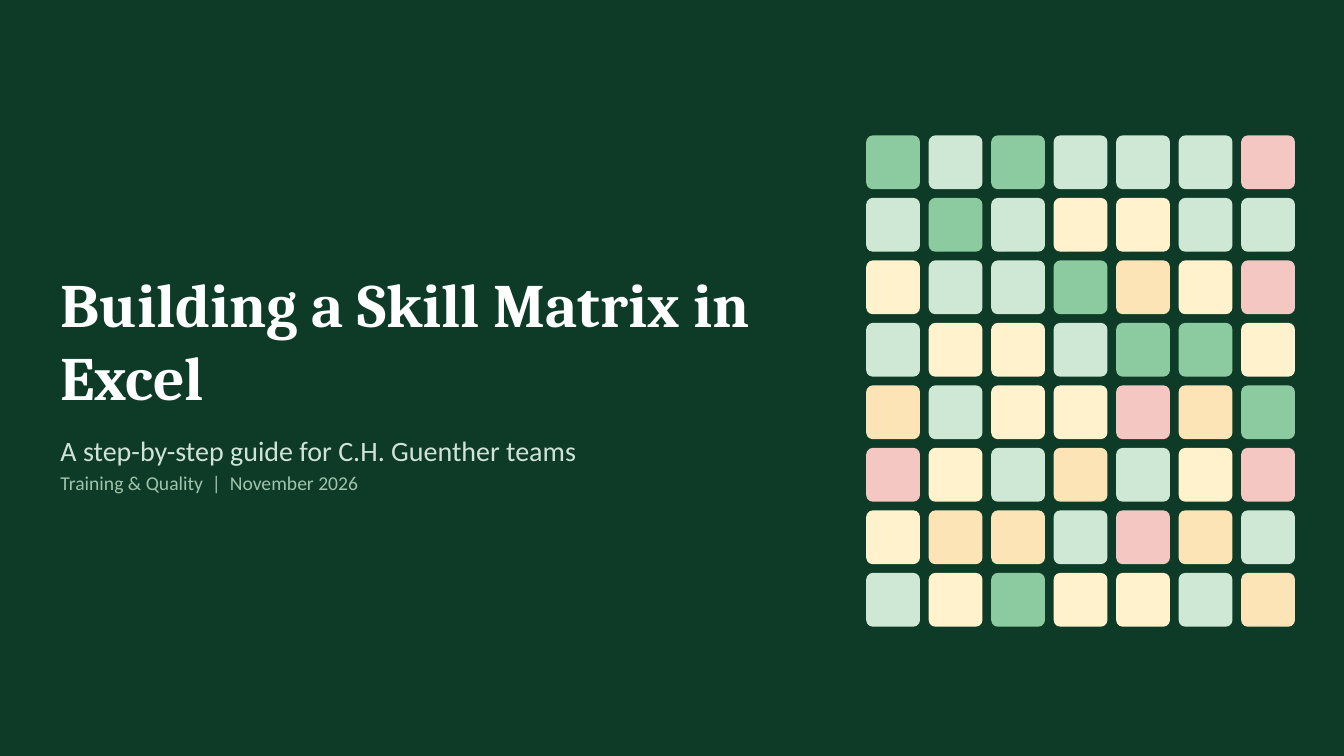
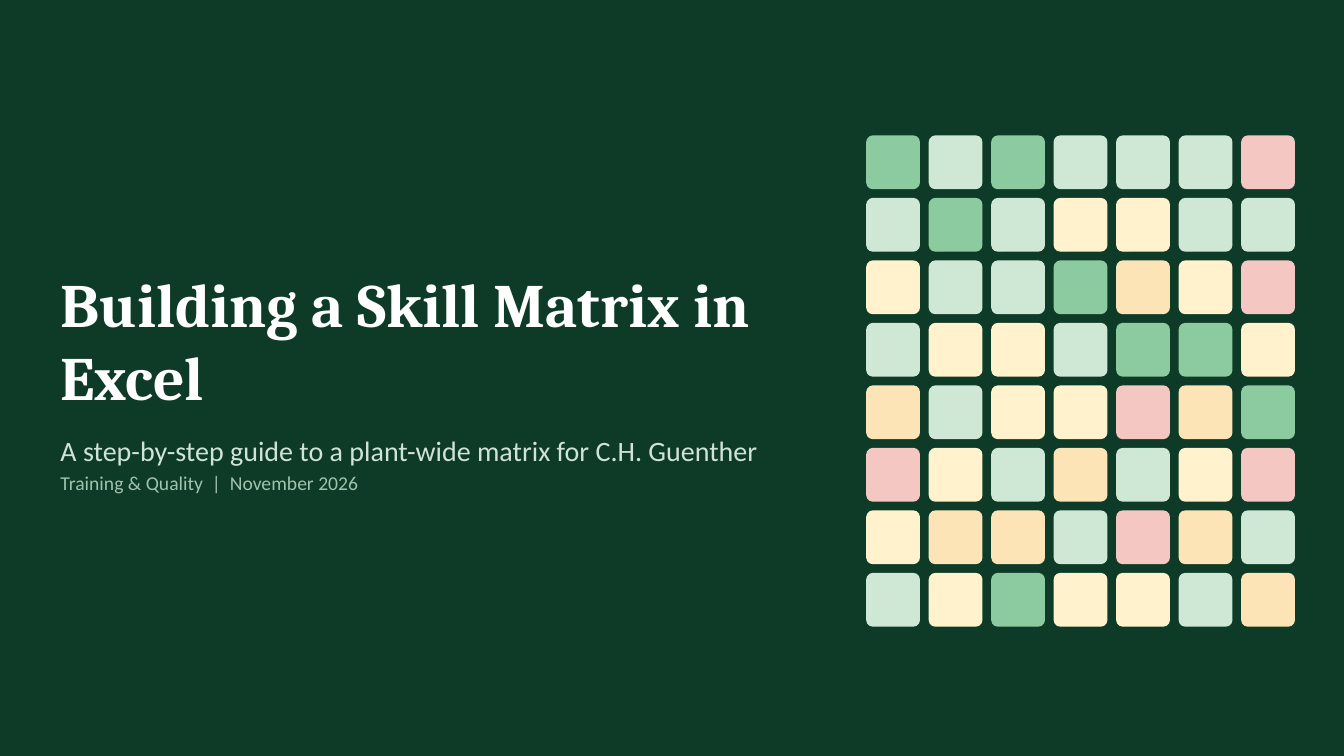
Before and after one commit to mabendeh/QMS_System1, a slide deck: slide 1 of docs/skill_matrix_guide/Skill_Matrix_Excel_Guide_CH_Guenther.pptx. Drawn at 1344x756 pixels with LibreOffice and Linux fonts; fonts in the diff are those of the drawing. Boxes give left, top, right and bottom in pixels: in the first picture for what was removed or moved away, otherwise in the second. Text is boxed around its words. In the diff, an @@ line names an element or a change of style, - is before the commit and + after.

```diff
--- a/docs/skill_matrix_guide/Skill_Matrix_Excel_Guide_CH_Guenther.pptx
+++ b/docs/skill_matrix_guide/Skill_Matrix_Excel_Guide_CH_Guenther.pptx
@@ text at box(60, 441, 757, 466): text changed @@
-A step-by-step guide for C.H. Guenther teams
+A step-by-step guide to a plant-wide matrix for C.H. Guenther
```
Also in this commit, not shown: 9 other slides changed, 1 slide added, 1 other file.
